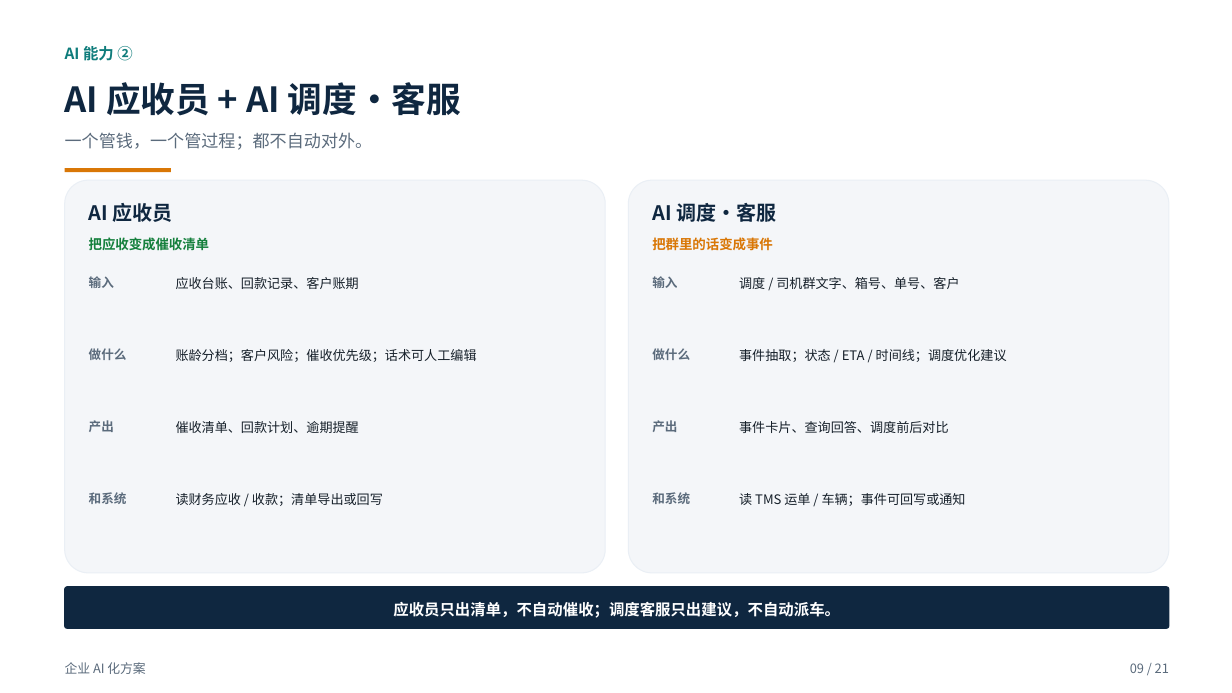
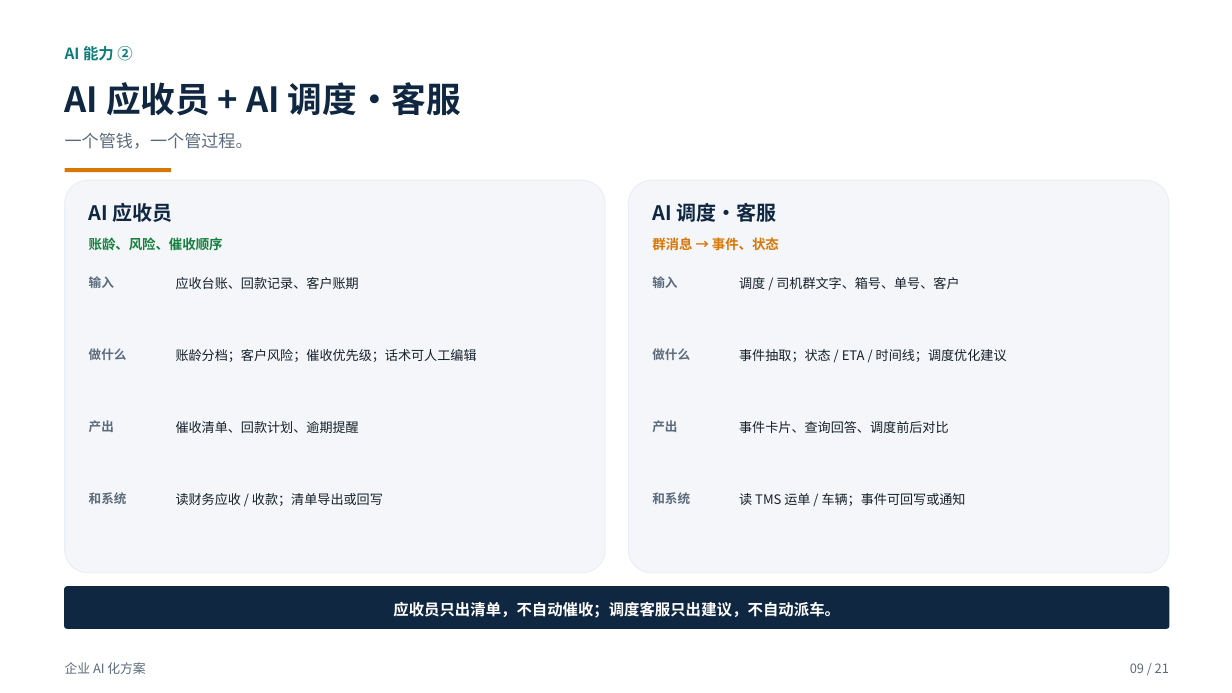
Before and after one commit to roma007/Enterprise-AI, a slide deck: slide 9 of 会客包/reports/客户老板版_企业AI化方案_2026-11-09.pptx. Drawn at 1232x693 pixels with LibreOffice and Linux fonts; fonts in the diff are those of the drawing. Boxes give left, top, right and bottom in pixels: in the first picture for what was removed or moved away, otherwise in the second. Text is boxed around its words. In the diff, an @@ line names an element or a change of style, - is before the commit and + after.

```diff
--- a/会客包/reports/客户老板版_企业AI化方案_2026-11-09.pptx
+++ b/会客包/reports/客户老板版_企业AI化方案_2026-11-09.pptx
@@ text at (x1=65, y1=132, x2=253, y2=149): text changed @@
-一个管钱，一个管过程；都不自动对外。
+一个管钱，一个管过程。
@@ text at (x1=89, y1=237, x2=223, y2=251): text changed @@
-把应收变成催收清单
+账龄、风险、催收顺序
@@ text at (x1=652, y1=237, x2=779, y2=251): text changed @@
-把群里的话变成事件
+群消息 → 事件、状态
```
Also in this commit, not shown: 15 other slides changed, 6 other files.
